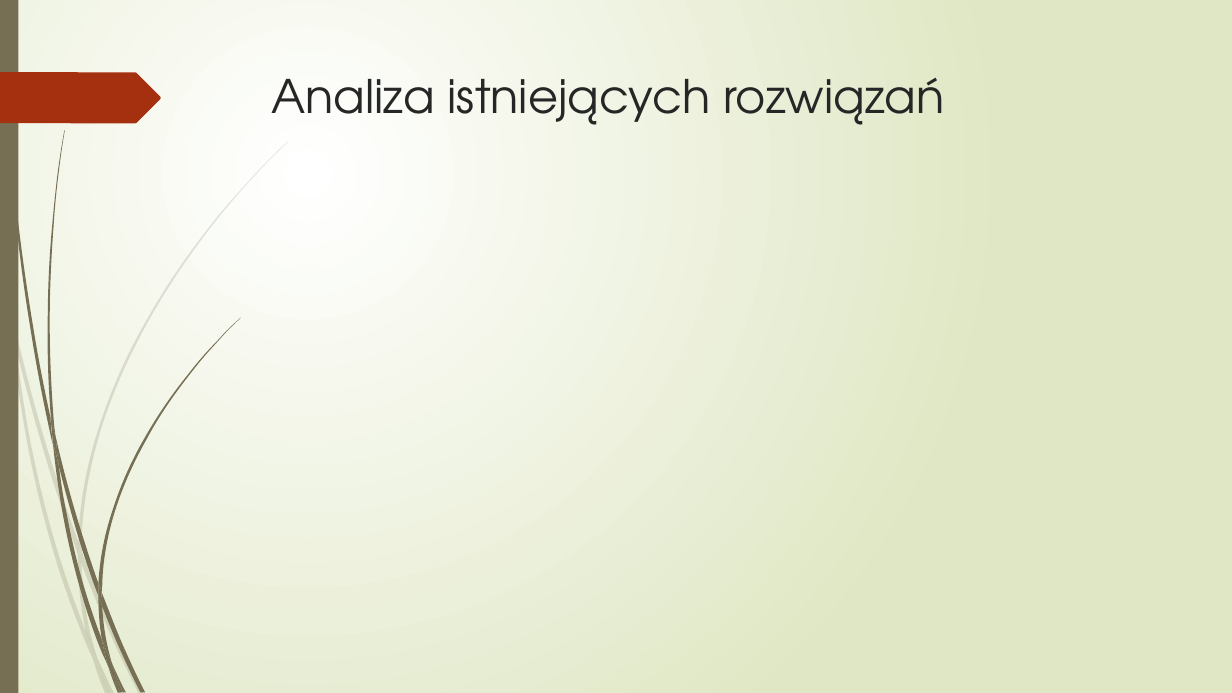
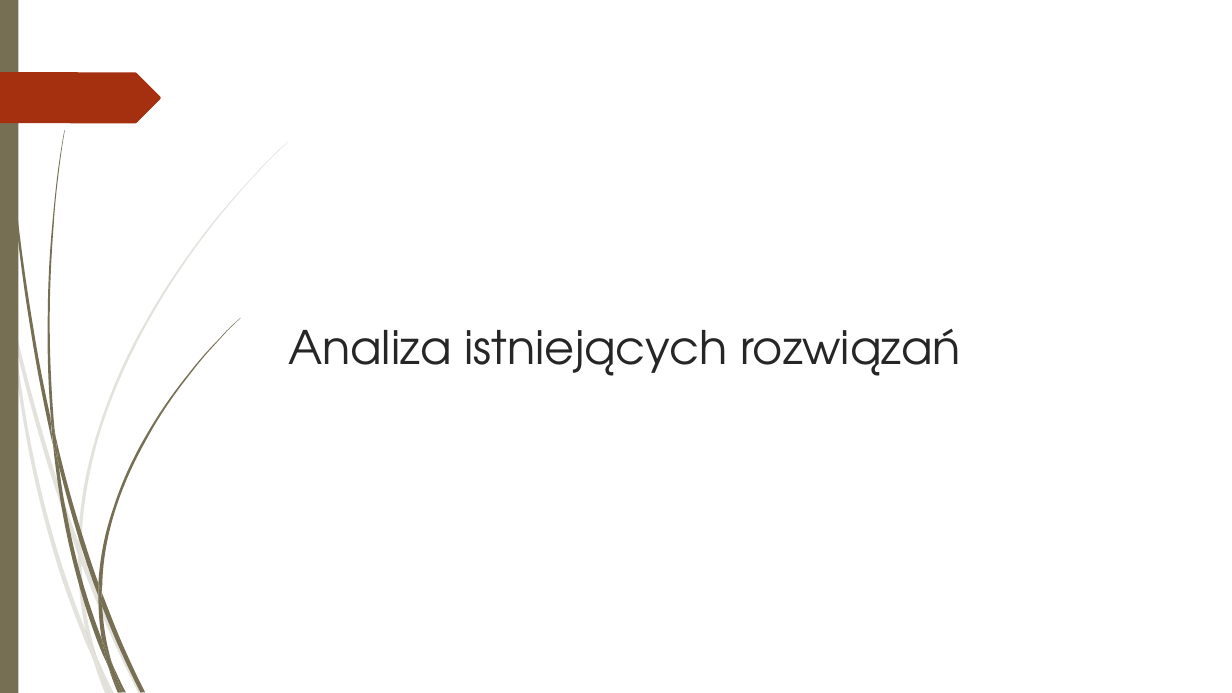
Before and after one commit to 247659/Plantify, a slide deck: slide 3 of Plantify.pptx. Drawn at 1232x693 pixels with LibreOffice and Linux fonts; fonts in the diff are those of the drawing. Boxes give left, top, right and bottom in pixels: in the first picture for what was removed or moved away, otherwise in the second. Text is boxed around its words. In the diff, an @@ line names an element or a change of style, - is before the commit and + after.

```diff
--- a/Plantify.pptx
+++ b/Plantify.pptx
@@ background gradient #FFFFFF to #DFE8C4 to #FFFFFF @@
@@ title "Analiza istniejących rozwiązań": place and size @@
-title "Analiza istniejących rozwiązań" at box(271, 78, 944, 125)
+title "Analiza istniejących rozwiązań" at box(288, 329, 961, 376)
```
Also in this commit, not shown: 17 other slides changed, 4 slides added, 10 slides removed, 10 other files.
